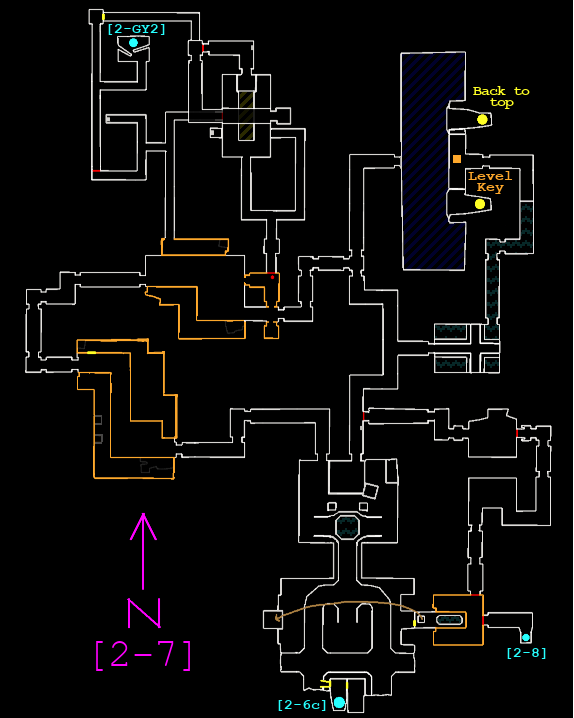
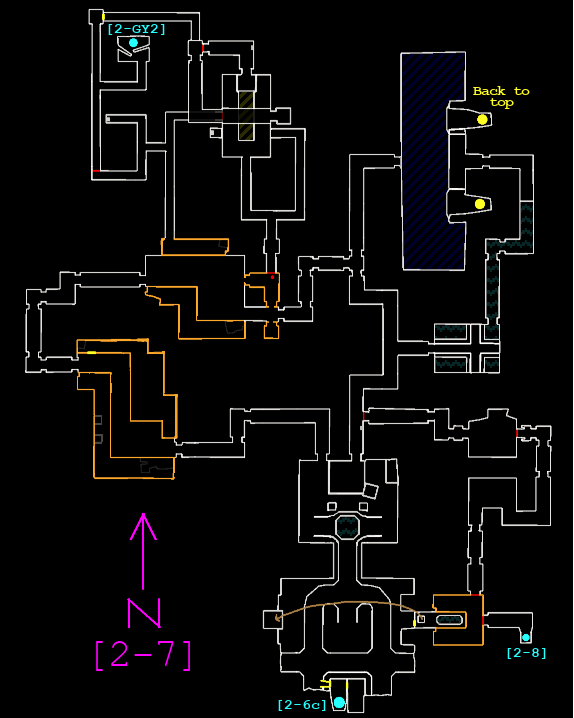
Layered file, before and after one edit (574x718). Changes by layer:
painted on "main" over [450, 135, 520, 194]
removed layer "Level ..." over [468, 171, 513, 194]